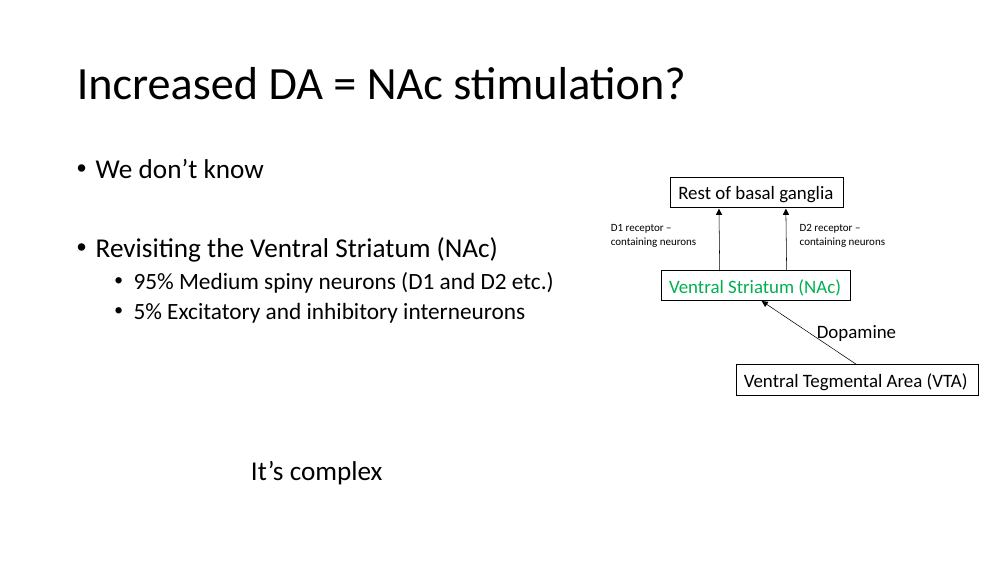
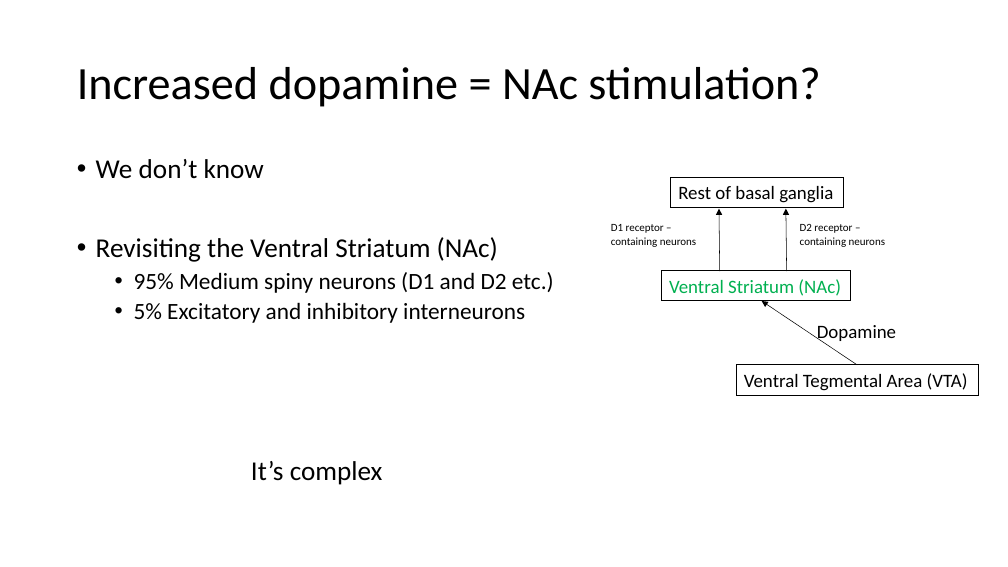
Before and after one commit to gpagnier/rampAnalysis, a slide deck: slide 13 of BortonLabMeeting12.7.pptx (slide 12 before the commit). Drawn at 1008x567 pixels with LibreOffice and Linux fonts; fonts in the diff are those of the drawing. Boxes give left, top, right and bottom in pixels: in the first picture for what was removed or moved away, otherwise in the second. Text is boxed around its words. In the diff, an @@ line names an element or a change of style, - is before the commit and + after.

```diff
--- a/BortonLabMeeting12.7.pptx
+++ b/BortonLabMeeting12.7.pptx
@@ title at [77,67,820,107]: text changed @@
-Increased DA = NAc stimulation?
+Increased dopamine = NAc stimulation?
```
Also in this commit, not shown: 2 other slides changed, 1 slide added, 1 slide removed.
